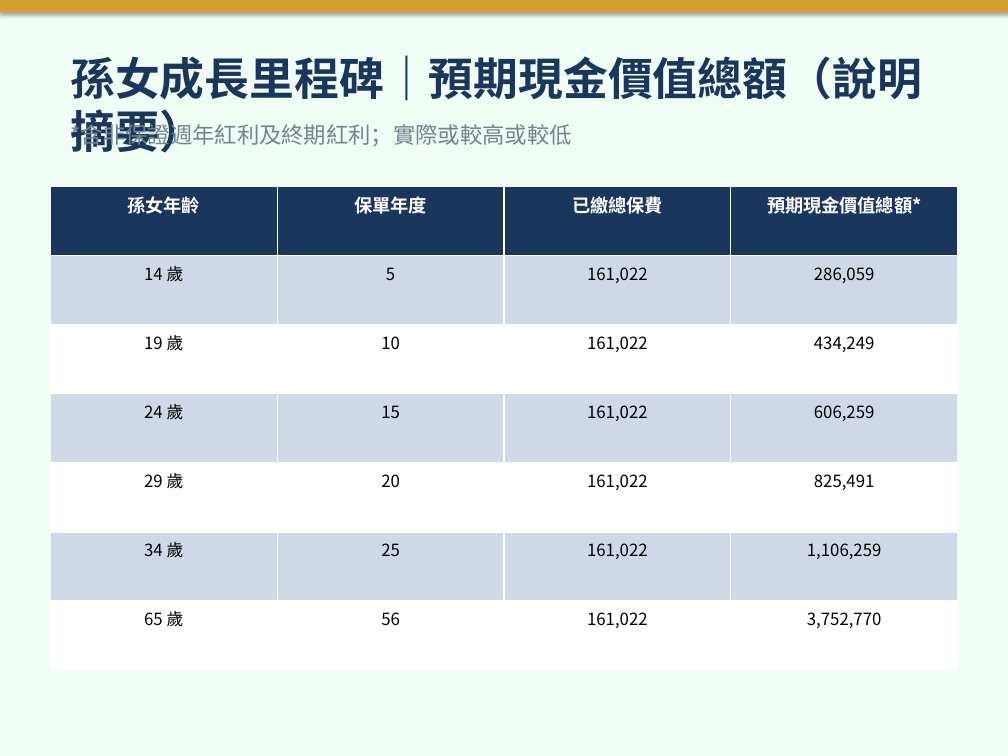
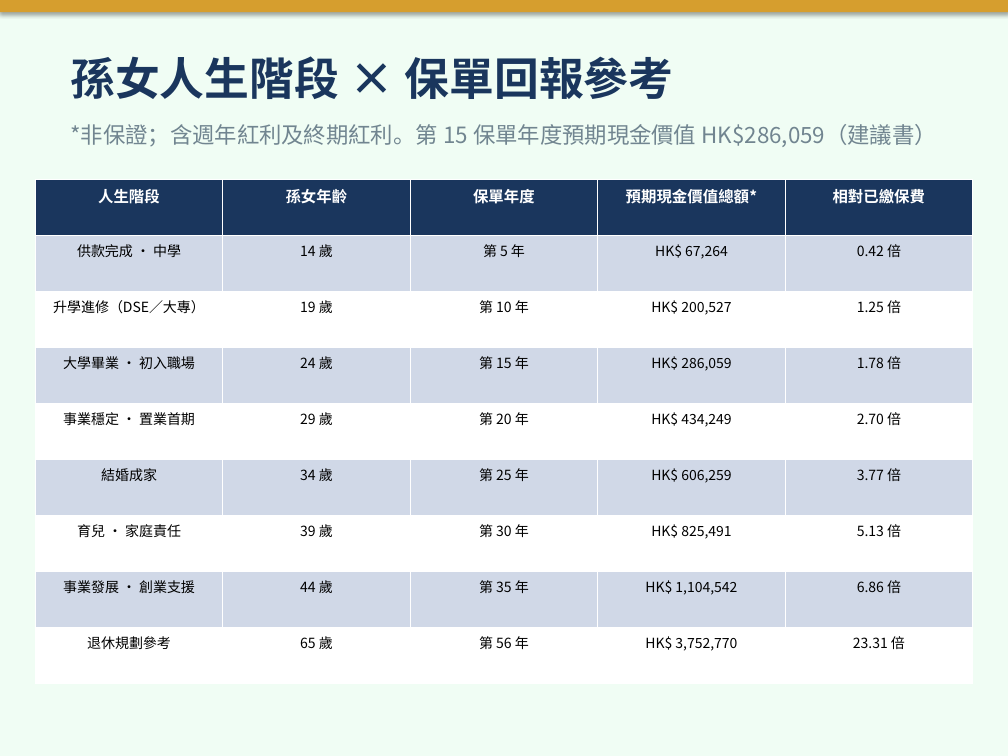
Before and after one commit to hoyinlung25-commits/yuyue-sales, a slide deck: slide 5 of client-base/presentations/Granddaughter_Savings_Plan_BOC.pptx (slide 8 before the commit). Drawn at 1008x756 pixels with LibreOffice and Linux fonts; fonts in the diff are those of the drawing. Boxes give left, top, right and bottom in pixels: in the first picture for what was removed or moved away, otherwise in the second. Text is boxed around its words. In the diff, an @@ line names an element or a change of style, - is before the commit and + after.

```diff
--- a/client-base/presentations/Granddaughter_Savings_Plan_BOC.pptx
+++ b/client-base/presentations/Granddaughter_Savings_Plan_BOC.pptx
@@ text at box(70, 56, 674, 99): text changed @@
-孫女成長里程碑｜預期現金價值總額（說明摘要）
+孫女人生階段 × 保單回報參考
@@ text at box(70, 124, 937, 147): text changed @@
-*含非保證週年紅利及終期紅利；實際或較高或較低
+*非保證；含週年紅利及終期紅利。第 15 保單年度預期現金價值 HK$286,059（建議書）
@@ table at box(35, 179, 973, 683) @@
-孫女年齡 | 保單年度 | 已繳總保費 | 預期現金價值總額*
-14 歲 | 5 | 161,022 | 286,059
-19 歲 | 10 | 161,022 | 434,249
-24 歲 | 15 | 161,022 | 606,259
-29 歲 | 20 | 161,022 | 825,491
-34 歲 | 25 | 161,022 | 1,106,259
-65 歲 | 56 | 161,022 | 3,752,770
+人生階段 | 孫女年齡 | 保單年度 | 預期現金價值總額* | 相對已繳保費
+供款完成 · 中學 | 14 歲 | 第 5 年 | HK$ 67,264 | 0.42 倍
+升學進修（DSE／大專） | 19 歲 | 第 10 年 | HK$ 200,527 | 1.25 倍
+大學畢業 · 初入職場 | 24 歲 | 第 15 年 | HK$ 286,059 | 1.78 倍
+事業穩定 · 置業首期 | 29 歲 | 第 20 年 | HK$ 434,249 | 2.70 倍
+結婚成家 | 34 歲 | 第 25 年 | HK$ 606,259 | 3.77 倍
+育兒 · 家庭責任 | 39 歲 | 第 30 年 | HK$ 825,491 | 5.13 倍
+事業發展 · 創業支援 | 44 歲 | 第 35 年 | HK$ 1,104,542 | 6.86 倍
+退休規劃參考 | 65 歲 | 第 56 年 | HK$ 3,752,770 | 23.31 倍
@@ table: place and size @@
-table at box(50, 186, 958, 670)
+table at box(35, 179, 973, 683)
```
Also in this commit, not shown: 8 other slides changed, 4 slides added, 3 slides removed, 1 other file.
